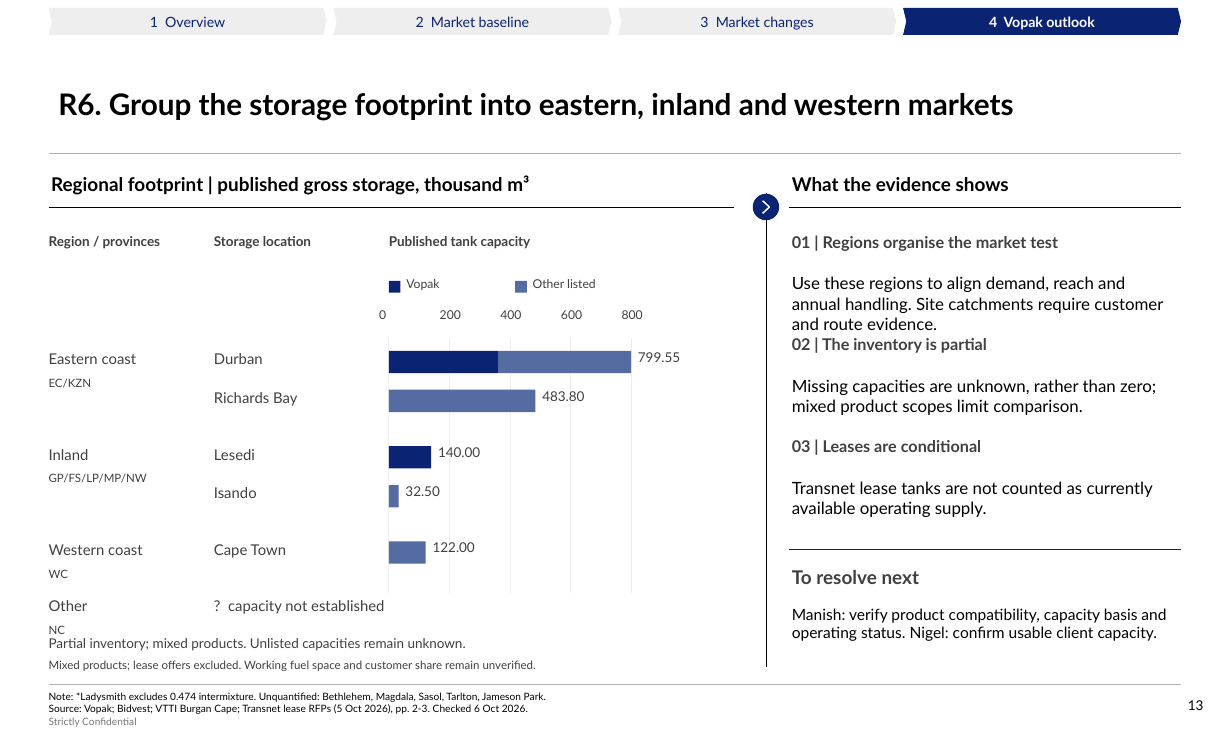
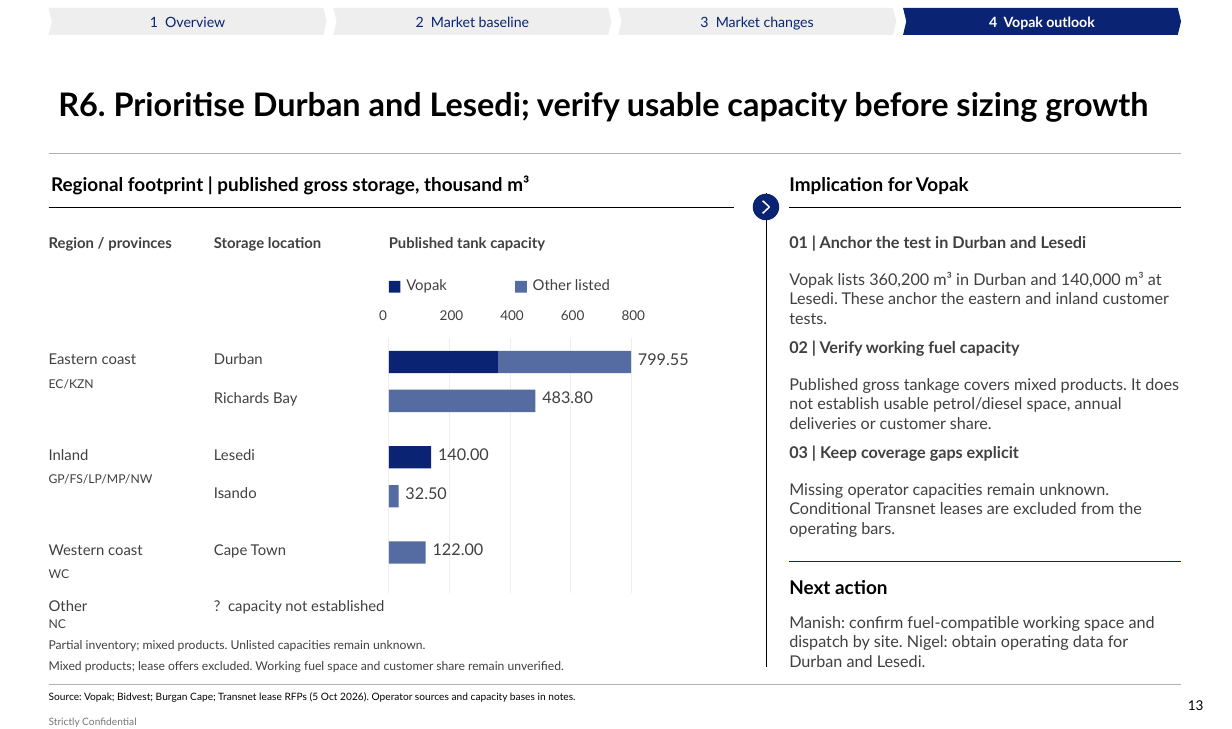
Before and after one commit to Africa-International-Advisors/liquid_fuels_model, a slide deck: slide 13 of pptx/output/delivered/Vopak_Week1_Convergence_2026_10_06.pptx. Drawn at 1232x729 pixels with LibreOffice and Linux fonts; fonts in the diff are those of the drawing; background and template pictures are left out. Boxes give left, top, right and bottom in pixels: in the first picture for what was removed or moved away, otherwise in the second. Text is boxed around its words. In the diff, an @@ line names an element or a change of style, - is before the commit and + after.

```diff
--- a/pptx/output/delivered/Vopak_Week1_Convergence_2026_10_06.pptx
+++ b/pptx/output/delivered/Vopak_Week1_Convergence_2026_10_06.pptx
@@ title at (x1=58, y1=92, x2=1148, y2=122): text changed; size 22 to 24 pt @@
-R6. Group the storage footprint into eastern, inland and western markets
+R6. Prioritise Durban and Lesedi; verify usable capacity before sizing growth
@@ text at (x1=789, y1=177, x2=969, y2=195): text changed @@
-What the evidence shows
+Implication for Vopak
@@ size 10 to 11 pt in 3 elements at (x1=49, y1=237, x2=172, y2=251), (x1=214, y1=237, x2=321, y2=251), (x1=389, y1=237, x2=545, y2=251) @@
@@ text at (x1=789, y1=236, x2=1087, y2=248): text changed @@
-01 | Regions organise the market test
+01 | Anchor the test in Durban and Lesedi
@@ text "Vopak" at (x1=406, y1=279, x2=447, y2=293): size 9 to 11 pt @@
@@ text "Other listed" at (x1=533, y1=279, x2=610, y2=290): size 9 to 11 pt @@
@@ text added at (x1=789, y1=272, x2=1169, y2=324), 12 pt, text #404040 @@
+Vopak lists 360,200 m³ in Durban and 140,000 m³ at Lesedi. These anchor the eastern and inland customer tests.
@@ text removed at (x1=792, y1=276, x2=1163, y2=330) @@
-Use these regions to align demand, reach and annual handling. Site catchments require customer and route evidence.
@@ size 9 to 10 pt in 5 elements at (x1=379, y1=310, x2=387, y2=320), (x1=440, y1=310, x2=463, y2=320), (x1=500, y1=310, x2=523, y2=320), (x1=561, y1=310, x2=584, y2=320), (x1=622, y1=310, x2=645, y2=320) @@
@@ text at (x1=789, y1=341, x2=1020, y2=356): text changed @@
-02 | The inventory is partial
+02 | Verify working fuel capacity
@@ text added at (x1=789, y1=378, x2=1179, y2=429), 12 pt, text #404040 @@
+Published gross tankage covers mixed products. It does not establish usable petrol/diesel space, annual deliveries or customer share.
@@ text removed at (x1=792, y1=379, x2=1156, y2=415) @@
-Missing capacities are unknown, rather than zero; mixed product scopes limit comparison.
@@ text at (x1=789, y1=446, x2=1019, y2=461): text changed @@
-03 | Leases are conditional
+03 | Keep coverage gaps explicit
@@ text at (x1=789, y1=483, x2=1142, y2=537): text changed; size 12.5 to 12 pt; text colour none to #404040 @@
-Transnet lease tanks are not counted as currently available operating supply.
+Missing operator capacities remain unknown. Conditional Transnet leases are excluded from the operating bars.
@@ size 10 to 12 pt in 5 elements at (x1=638, y1=353, x2=689, y2=365), (x1=542, y1=391, x2=593, y2=403), (x1=438, y1=448, x2=489, y2=460), (x1=405, y1=487, x2=446, y2=499), (x1=433, y1=543, x2=484, y2=555) @@
@@ line moved from (790, 549) - (1181, 549) to (790, 562) - (1181, 562) @@
@@ text at (x1=789, y1=580, x2=887, y2=594): text changed; text colour none to #000000 @@
-To resolve next
+Next action
@@ size 8.5 to 9 pt in 5 elements at (x1=49, y1=379, x2=94, y2=389), (x1=49, y1=474, x2=153, y2=484), (x1=49, y1=569, x2=70, y2=578), (x1=49, y1=661, x2=564, y2=672), (x1=49, y1=619, x2=66, y2=628) @@
@@ text at (x1=789, y1=616, x2=1155, y2=667): text changed; size 11.5 to 12 pt; text colour none to #404040 @@
-Manish: verify product compatibility, capacity basis and operating status. Nigel: confirm usable client capacity.
+Manish: confirm fuel-compatible working space and dispatch by site. Nigel: obtain operating data for Durban and Lesedi.
@@ text "Partial inventory; mixed products. Unlisted ..." at (x1=49, y1=640, x2=426, y2=651): size 10 to 9 pt @@
@@ text at (x1=49, y1=692, x2=575, y2=702): text changed @@
-Note: *Ladysmith excludes 0.474 intermixture. Unquantified: Bethlehem, Magdala, Sasol, Tarlton, Jameson Park.
-Source: Vopak; Bidvest; VTTI Burgan Cape; Transnet lease RFPs (5 Oct 2026), pp. 2-3. Checked 6 Oct 2026.
+Source: Vopak; Bidvest; Burgan Cape; Transnet lease RFPs (5 Oct 2026). Operator sources and capacity bases in notes.
```
Also in this commit, not shown: 17 other slides changed, 8 other files.
